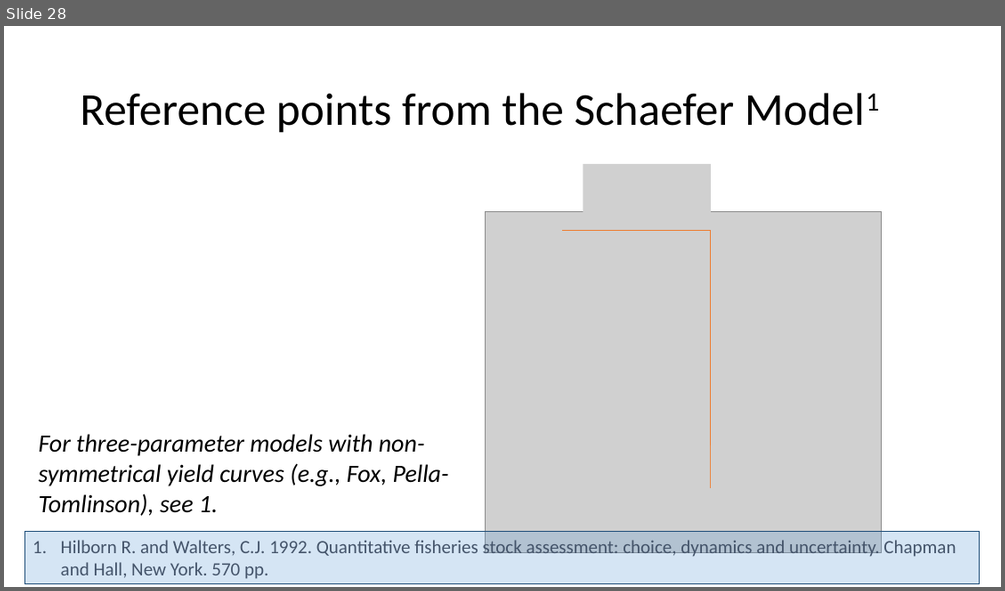
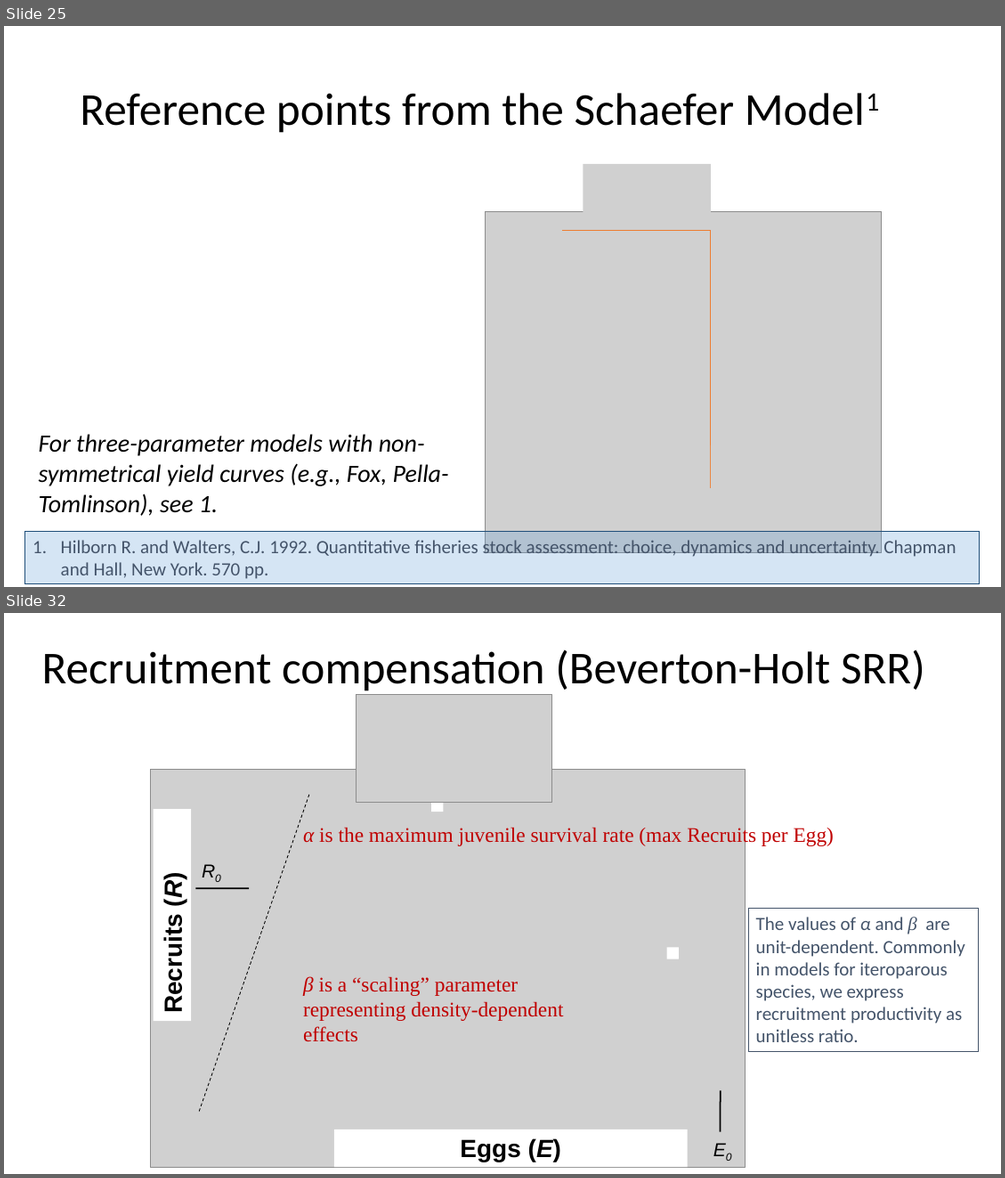
Before and after one commit to TESA-workshops/Ref-Pt-101, a slide deck: RefPt101_draft+rf.pptx. Shown one above the other, each under a label of ours: slide 28 before the commit, slides 25 and 32 after it; the slides between them are not shown. The pictures are 1005x591 and 1005x1178 pixels, drawn with LibreOffice and Linux fonts; fonts in the diff are those of the drawing; grey boxes stand for pictures. Boxes give left, top, right and bottom in pixels: in the first picture for what was removed or moved away, otherwise in the second. Text is boxed around its words. In the diff, an @@ line names an element or a change of style, - is before the commit and + after.

```diff
--- a/RefPt101_draft+rf.pptx
+++ b/RefPt101_draft+rf.pptx
@@ slide 32 added at (4, 613, 1001, 1174), background #FFFFFF @@
@@ title added at (42, 649, 925, 691), 44 pt, text #000000 @@
+Recruitment compensation (Beverton-Holt SRR)
@@ picture added at (356, 695, 551, 803) @@
@@ rectangle added at (154, 810, 191, 1021), fill #FFFFFF, 24 pt, text #000000, bold @@
+Recruits (R)
@@ rectangle added at (759, 868, 777, 879), fill #FFFFFF @@
@@ rectangle added at (749, 908, 979, 1052), outline #44546A 0.75 pt, 18 pt, text #44546A @@
+The values of α and β are unit-dependent. Commonly in models for iteroparous species, we express recruitment productivity as unitless ratio.
@@ group added at (151, 770, 833, 1167): 3 texts, 3 lines, 2 rectangles, 1 picture @@
+α is the maximum juvenile survival rate (max Recruits per Egg)
+E0
+R0
@@ text added at (303, 976, 563, 1042), 20 pt, text #C00000 @@
+β is a “scaling” parameter representing density-dependent effects
@@ rectangle added at (334, 1129, 688, 1167), fill #FFFFFF, 24 pt, text #000000, bold @@
+Eggs (E)
@@ what was slide 28 is now slide 25 @@
```
Also in this commit, not shown: 16 slides changed, 11 other slides added, 1 slide removed.
